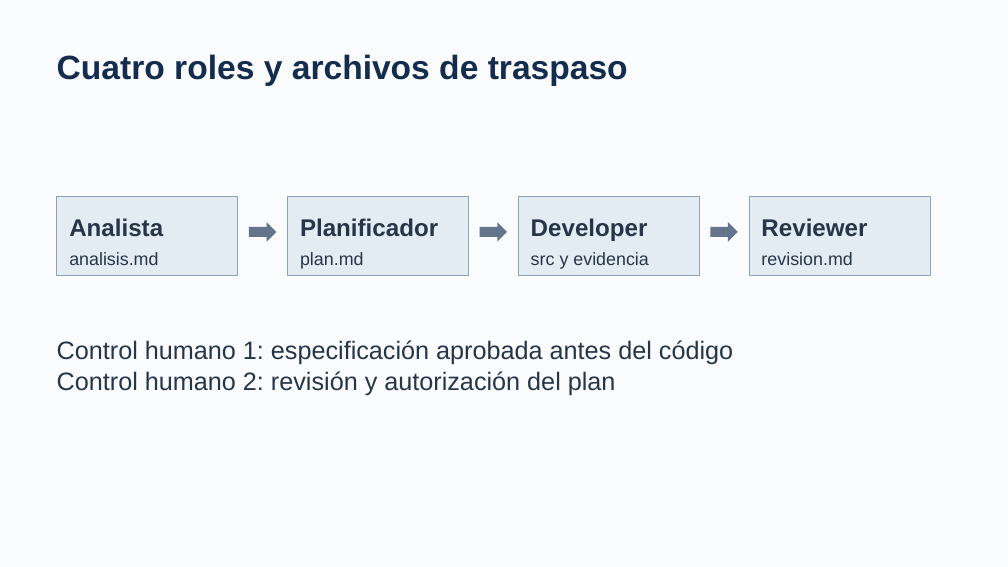
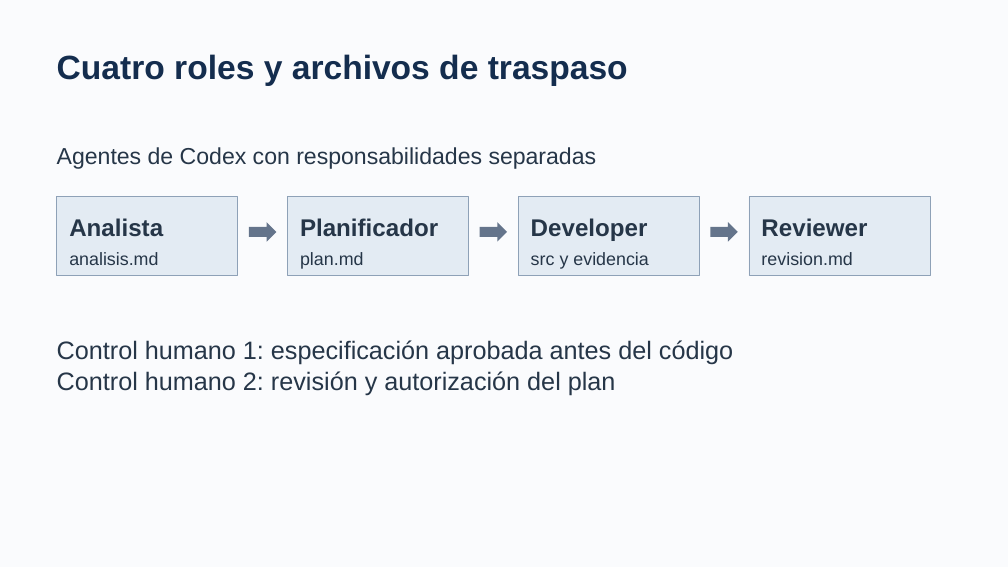
Before and after one commit to lukasscheelb/E4-LLM, a slide deck: slide 3 of output/presentacion/Presentacion_MIRA_E4.pptx. Drawn at 1008x567 pixels with LibreOffice and Linux fonts; fonts in the diff are those of the drawing. Boxes give left, top, right and bottom in pixels: in the first picture for what was removed or moved away, otherwise in the second. Text is boxed around its words. In the diff, an @@ line names an element or a change of style, - is before the commit and + after.

Commit message:
docs: ajustar referencias de herramientas e identificar agentes de Codex

```diff
--- a/output/presentacion/Presentacion_MIRA_E4.pptx
+++ b/output/presentacion/Presentacion_MIRA_E4.pptx
@@ text added at box(57, 147, 597, 169), 22 pt, text #263648 @@
+Agentes de Codex con responsabilidades separadas
```
Also in this commit, not shown: 45 other files.
